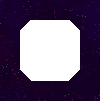
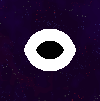
The second 100x101 image is a revision of the first. Changes to its layers:
hid "toggle_planet_mask copy" over [20, 20, 80, 81]
added layer "toggle_fog_of_war" in group "frameless" over [24, 29, 76, 71]
